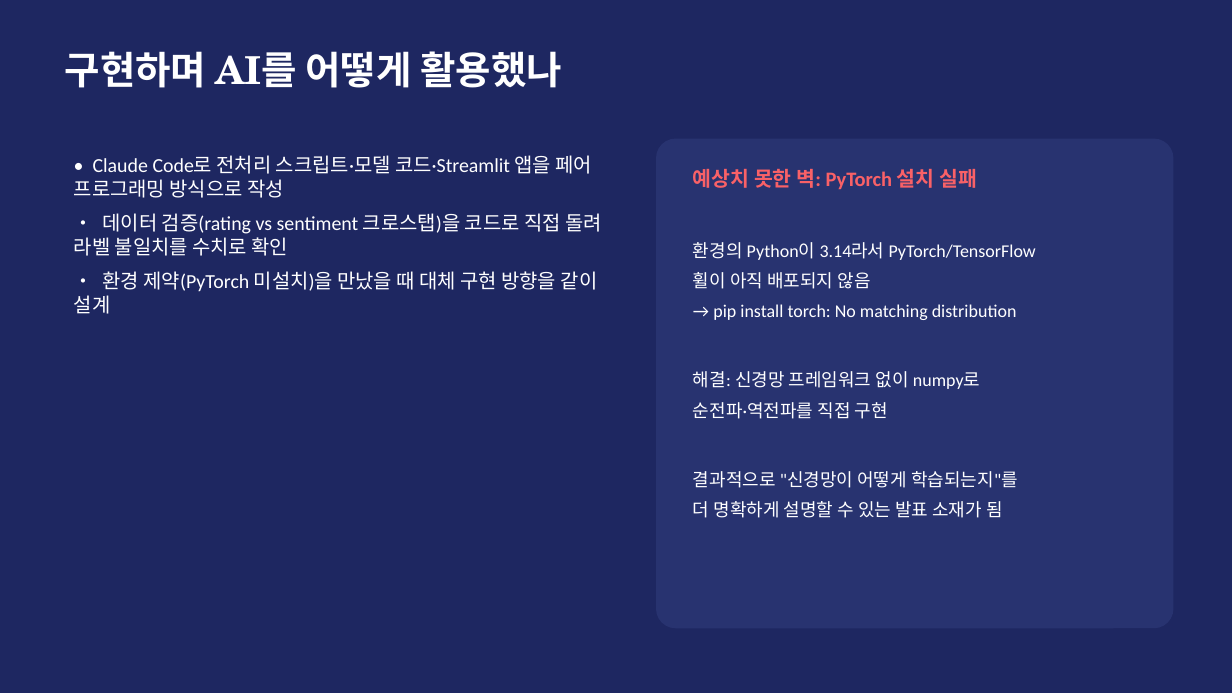
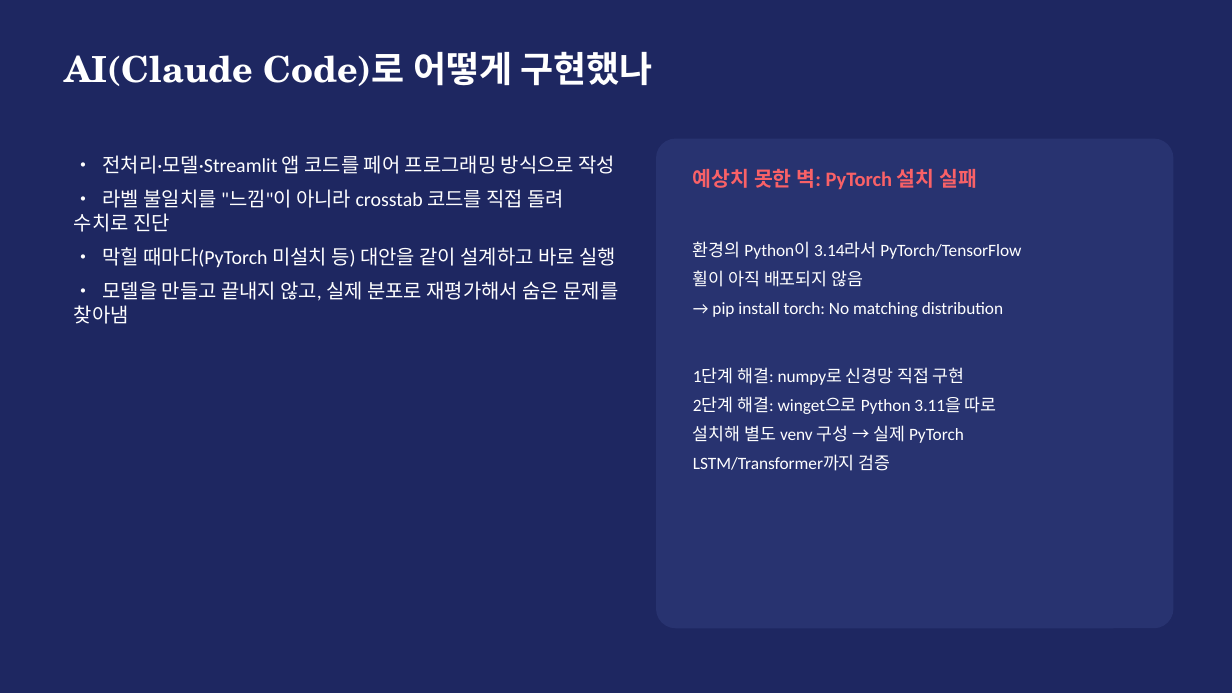
Before and after one commit to dong29482757-beep/shopping-review-crawler, a slide deck: slide 5 of BeautyScope_발표.pptx. Drawn at 1232x693 pixels with LibreOffice and Linux fonts; fonts in the diff are those of the drawing. Boxes give left, top, right and bottom in pixels: in the first picture for what was removed or moved away, otherwise in the second. Text is boxed around its words. In the diff, an @@ line names an element or a change of style, - is before the commit and + after.

```diff
--- a/BeautyScope_발표.pptx
+++ b/BeautyScope_발표.pptx
@@ text at <box>65,51,652,86</box>: text changed; size 30 to 28 pt @@
-구현하며 AI를 어떻게 활용했나
+AI(Claude Code)로 어떻게 구현했나
@@ text at <box>74,155,618,324</box>: text changed @@
-• Claude Code로 전처리 스크립트·모델 코드·Streamlit 앱을 페어 프로그래밍 방식으로 작성
-• 데이터 검증(rating vs sentiment 크로스탭)을 코드로 직접 돌려 라벨 불일치를 수치로 확인
-• 환경 제약(PyTorch 미설치)을 만났을 때 대체 구현 방향을 같이 설계
+• 전처리·모델·Streamlit 앱 코드를 페어 프로그래밍 방식으로 작성
+• 라벨 불일치를 "느낌"이 아니라 crosstab 코드를 직접 돌려 수치로 진단
+• 막힐 때마다(PyTorch 미설치 등) 대안을 같이 설계하고 바로 실행
+• 모델을 만들고 끝내지 않고, 실제 분포로 재평가해서 숨은 문제를 찾아냄
@@ text at <box>693,241,1021,287</box>: size 14 to 13.5 pt in "환경의 Python이 3.14라서 PyTorch/TensorFlow", "휠이 아직 배포되지 않음", "→ pip install torch: No matching distribution" @@
@@ text at <box>693,367,997,471</box>: text changed; size 14 to 13.5 pt @@
-해결: 신경망 프레임워크 없이 numpy로
-순전파·역전파를 직접 구현
-결과적으로 "신경망이 어떻게 학습되는지"를
-더 명확하게 설명할 수 있는 발표 소재가 됨
+1단계 해결: numpy로 신경망 직접 구현
+2단계 해결: winget으로 Python 3.11을 따로
+설치해 별도 venv 구성 → 실제 PyTorch
+LSTM/Transformer까지 검증
```
Also in this commit, not shown: 5 other slides changed, 6 slides added, 4 slides removed, 3 other files.
